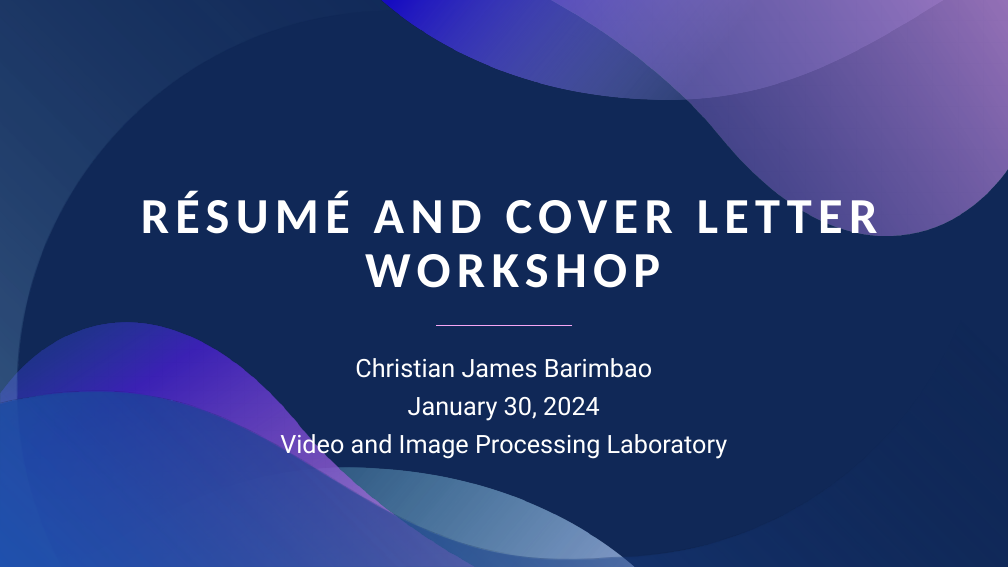
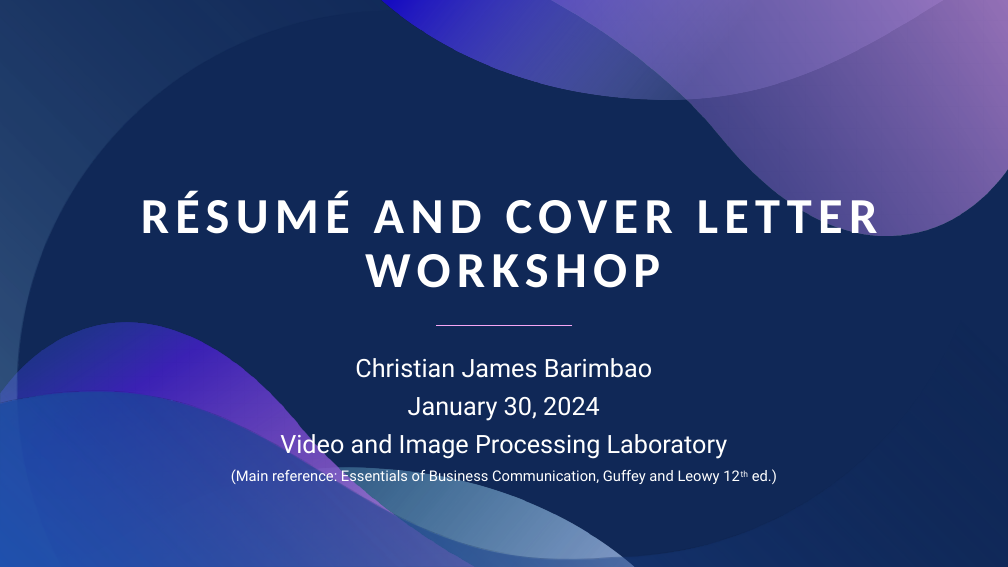
Before and after one commit to InterstellarMist/VIP-Workshop-2024, a slide deck: slide 1 of Resume and Cover Letter/Resume and Cover Letter workshop.pptx. Drawn at 1008x567 pixels with LibreOffice and Linux fonts; fonts in the diff are those of the drawing. Boxes give left, top, right and bottom in pixels: in the first picture for what was removed or moved away, otherwise in the second. Text is boxed around its words. In the diff, an @@ line names an element or a change of style, - is before the commit and + after.

```diff
--- a/Resume and Cover Letter/Resume and Cover Letter workshop.pptx
+++ b/Resume and Cover Letter/Resume and Cover Letter workshop.pptx
@@ subtitle at [231,468,777,486]: paragraph added @@
+(Main reference: Essentials of Business Communication, Guffey and Leowy 12th ed.)
```
Also in this commit, not shown: 2 other slides changed, 1 slide added, 1 slide removed, 2 other files.
